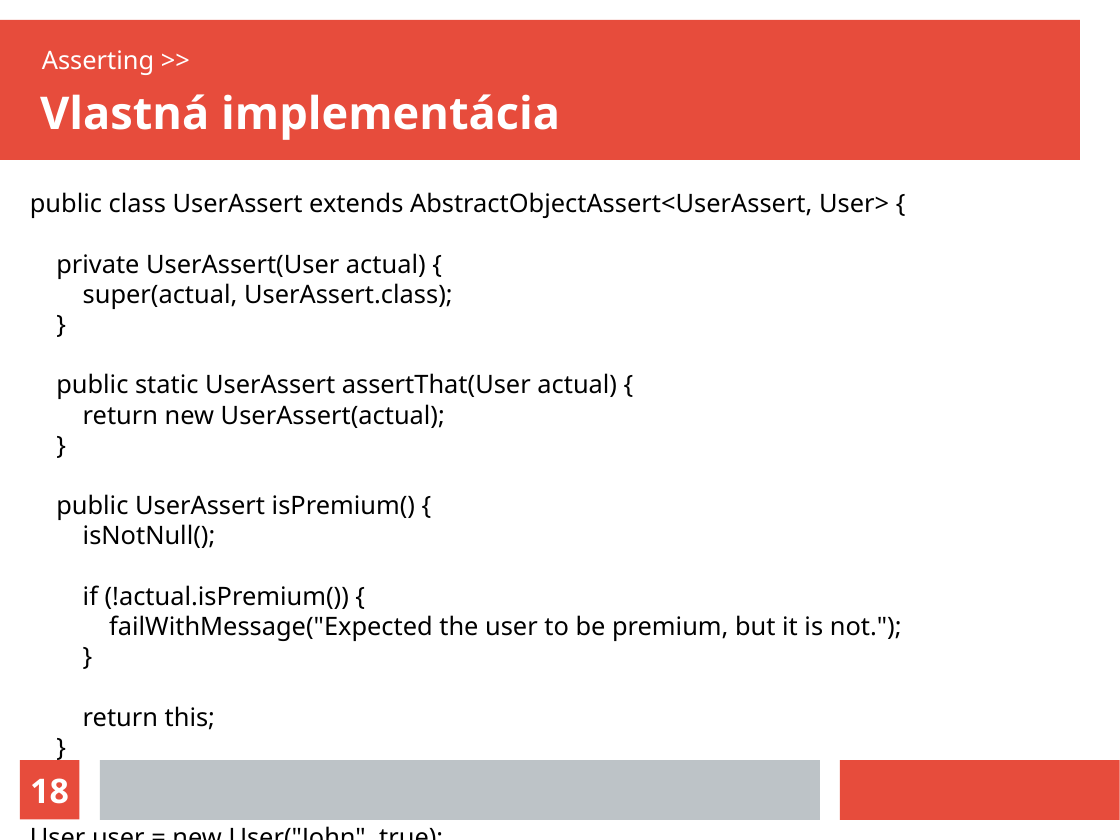
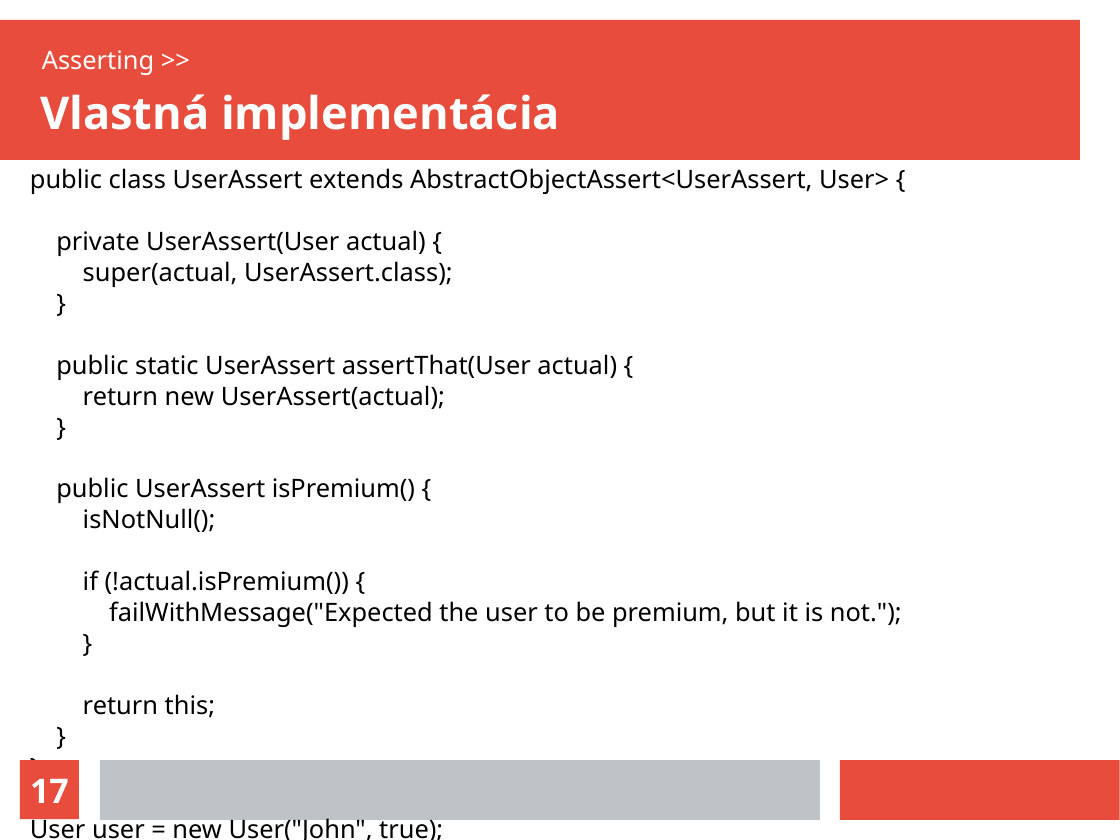
Before and after one commit to K0V0/unit-testing-examples-presenation, a slide deck: slide 17 of documents/JavaHutt_prezentacia_automaziovane_testovanie.ppt (slide 18 before the commit). Drawn at 1120x840 pixels with LibreOffice and Linux fonts; fonts in the diff are those of the drawing. Boxes give left, top, right and bottom in pixels: in the first picture for what was removed or moved away, otherwise in the second. Text is boxed around its words. In the diff, an @@ line names an element or a change of style, - is before the commit and + after.

```diff
--- a/documents/JavaHutt_prezentacia_automaziovane_testovanie.ppt
+++ b/documents/JavaHutt_prezentacia_automaziovane_testovanie.ppt
@@ text "public class UserAssert extends AbstractObjectAssert<UserAss ..." rewrapped from (30, 192, 902, 730) to (30, 168, 902, 840) @@
@@ page number at (30, 779, 69, 803): text changed @@
-18
+17
```
Also in this commit, not shown: 1 other slide changed, 2 slides added, 1 slide removed, 2 other files.
